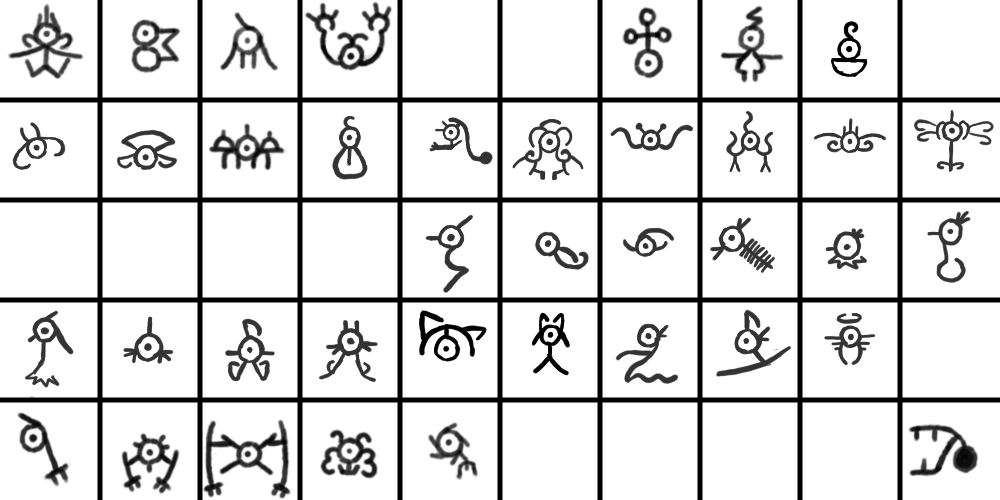
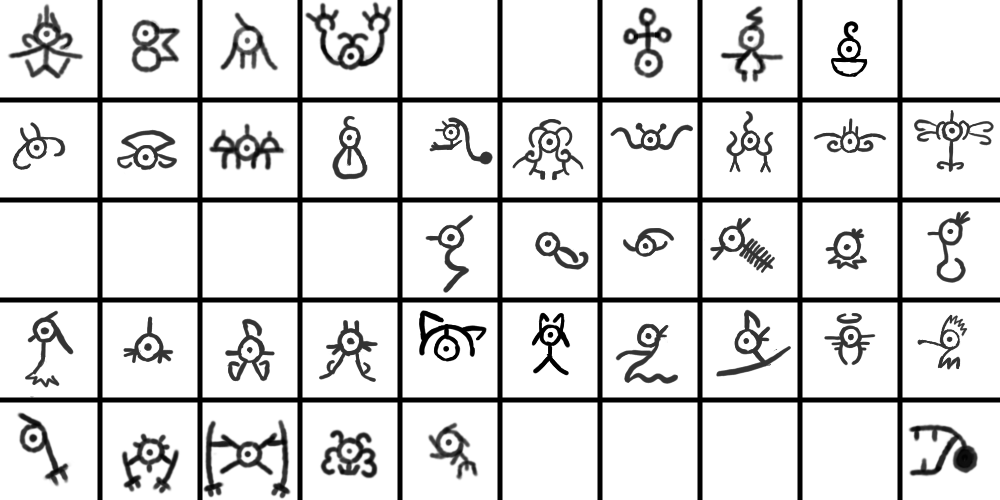
Layers edited between the first and the second 1000 × 500 image:
painted on "Paint Layer 1" over [917, 314, 968, 370]
